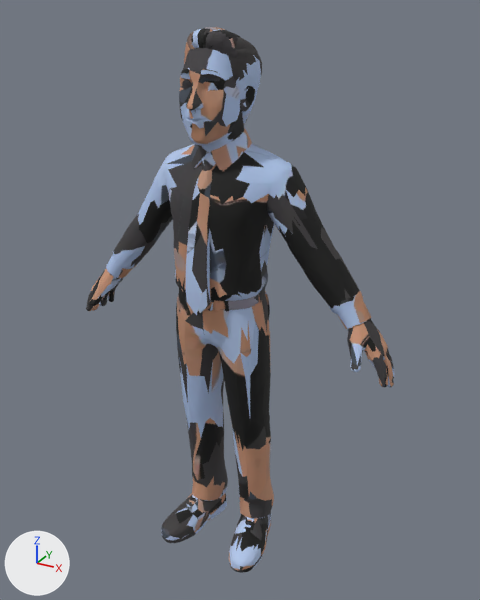
An edit to the glTF model public/models/office/cast/oscar.glb, drawn before and after from the same camera.
Rendered twice from a 50 mm lens placed at (0.983, -1.654, 1.776), pointed at (0.043, 0.054, 0.922). The axes (+X, +Y, +Z) are drawn at lower left. The lights are the same throughout. The picture after the commit comes second. Where no turn or scale is listed for an object, it has been applied to the vertices. Vertices at exactly the same position are counted once.

Script lines for the objects in view, before the commit:
```python
me_mesh_0 = bpy.data.meshes.new('Mesh_0')
me_mesh_0.from_pydata(...)  # 5219 vertices, 10432 faces; spans x -0.57..0.56, y -0.16..0.16, z 0.0..1.73
me_mesh_0.materials.append(mat_material_0)  # picture img_image_0
ob_char1 = bpy.data.objects.new('char1', me_mesh_0)
ob_char1.location = (0.0, 0.0, 0.0)
```
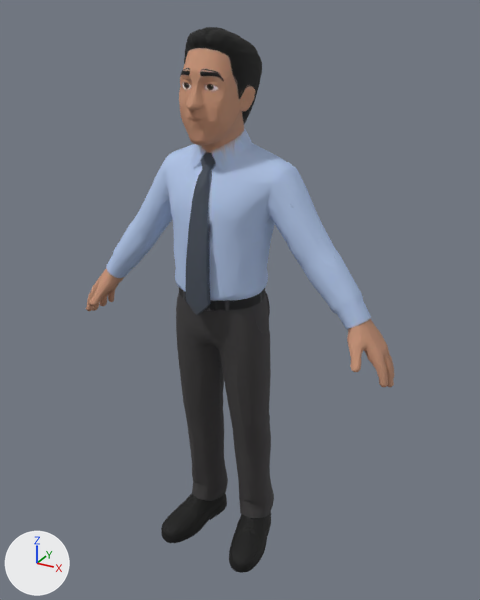
Patch to the scene script:
```diff
--- a/public/models/office/cast/oscar.glb.py
+++ b/public/models/office/cast/oscar.glb.py
@@ me_mesh_0 @@
 me_mesh_0.from_pydata(...)  # 5219 vertices, 10432 faces; spans x -0.57..0.56, y -0.16..0.16, z 0.0..1.73
 # used by ob_char1; location = (0.0, 0.0, 0.0)
+# me_mesh_0 part 1: 122 vertices moved within x -0.32..0.56, y -0.14..0.14, z 0.77..1.72
+# me_mesh_0 part 2: 39 vertices moved within x -0.19..0.14, y -0.15..0.15, z 0.01..0.25
+# me_mesh_0 part 3: 8446 kept faces spanning x -0.57..0.56, y -0.16..0.16, z 0.0..1.73 get new texture (UV) coordinates
 me_mesh_0.materials.append(mat_material_0)
```

Pixel boxes (x1, y1, x2, y2) of what changed, in the pictures (480 x 600 px; the box of a moved part takes in the faces that stretch with it):
part 1 of me_mesh_0, moved or reshaped: (179, 28, 394, 387) in both
part 2 of me_mesh_0, moved or reshaped: (166, 496, 258, 568) in both
part 3 of me_mesh_0, surface changed: (86, 27, 394, 573) in both
